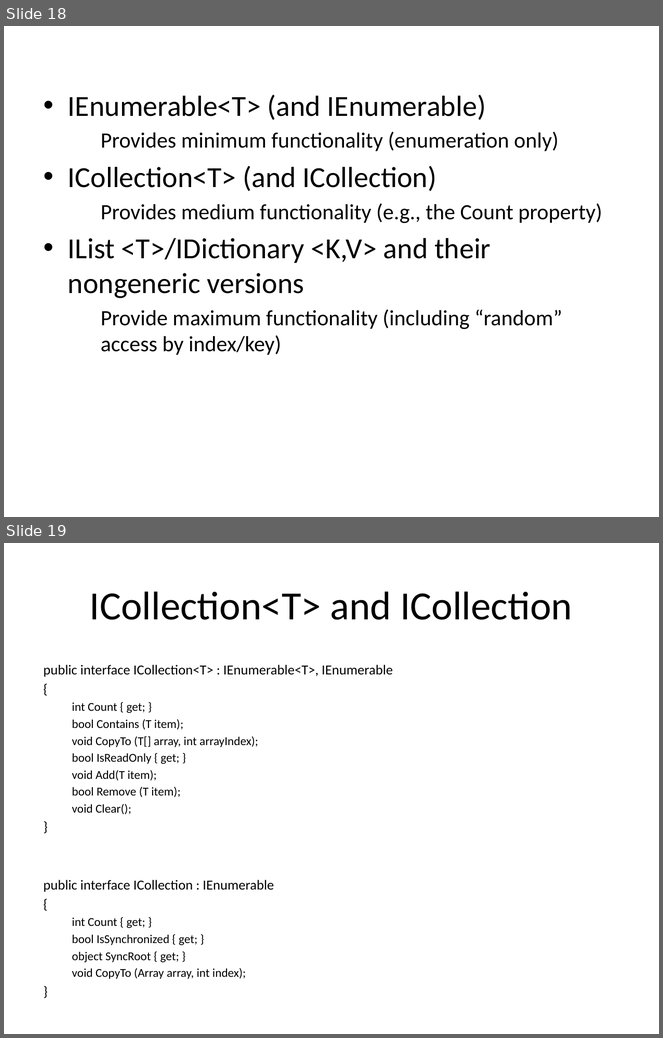
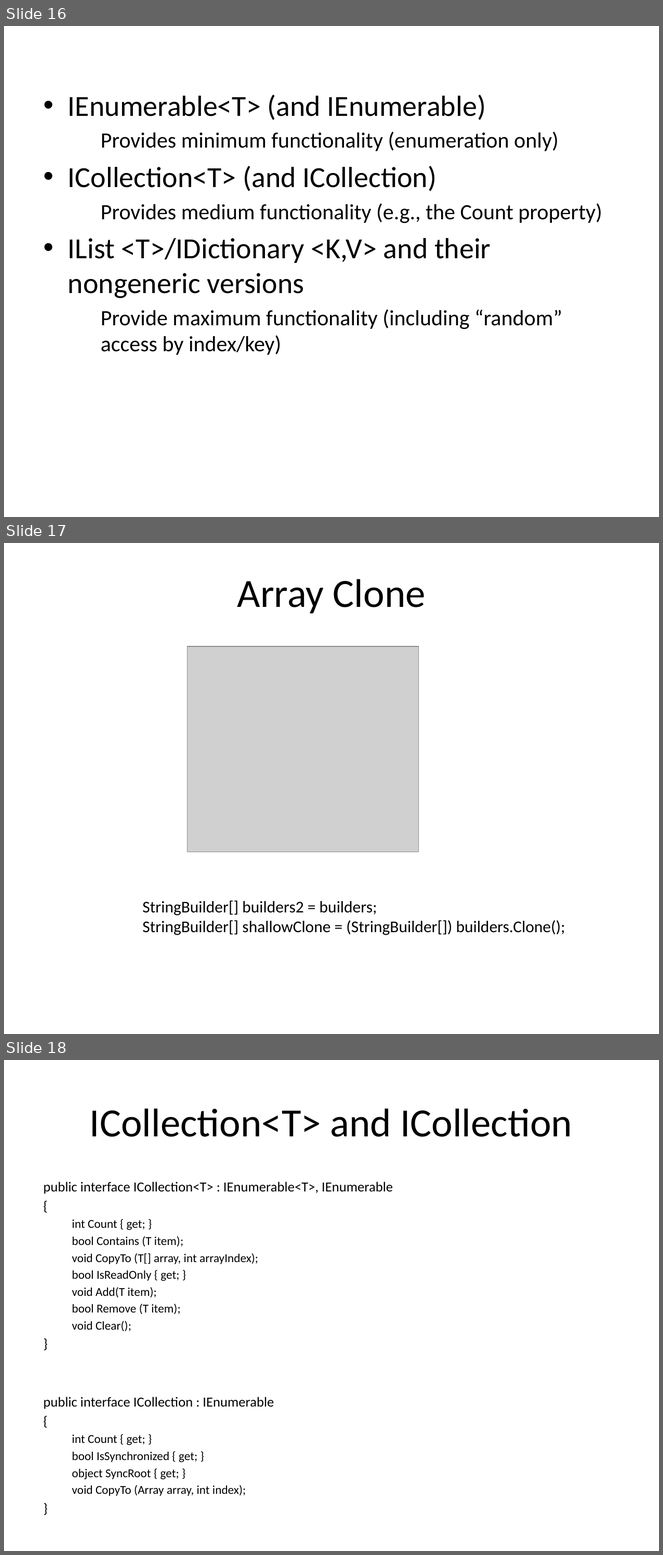
Before and after one commit to ctsxamarintraining/October15, a slide deck: Day6/Collections.pptx. Shown one above the other, each under a label of ours: slides 18 and 19 before the commit, slides 16, 17 and 18 after it. The pictures are 663x1038 and 663x1555 pixels, drawn with LibreOffice and Linux fonts; fonts in the diff are those of the drawing; grey boxes stand for pictures. Boxes give left, top, right and bottom in pixels: in the first picture for what was removed or moved away, otherwise in the second. Text is boxed around its words. In the diff, an @@ line names an element or a change of style, - is before the commit and + after.

```diff
--- a/Day6/Collections.pptx
+++ b/Day6/Collections.pptx
@@ slide 17 added at [4,543,659,1034], background #FFFFFF @@
@@ title added at [237,579,426,614], 44 pt, text #000000 @@
+Array Clone
@@ picture added at [188,646,419,852] @@
@@ text added at [142,901,566,936], 18 pt, text #000000 @@
+StringBuilder[] builders2 = builders;
+StringBuilder[] shallowClone = (StringBuilder[]) builders.Clone();
@@ what was slide 18 is now slide 16 @@
@@ what was slide 19 is now slide 18 @@
```
Also in this commit, not shown: 6 other slides added, 1 other file.
